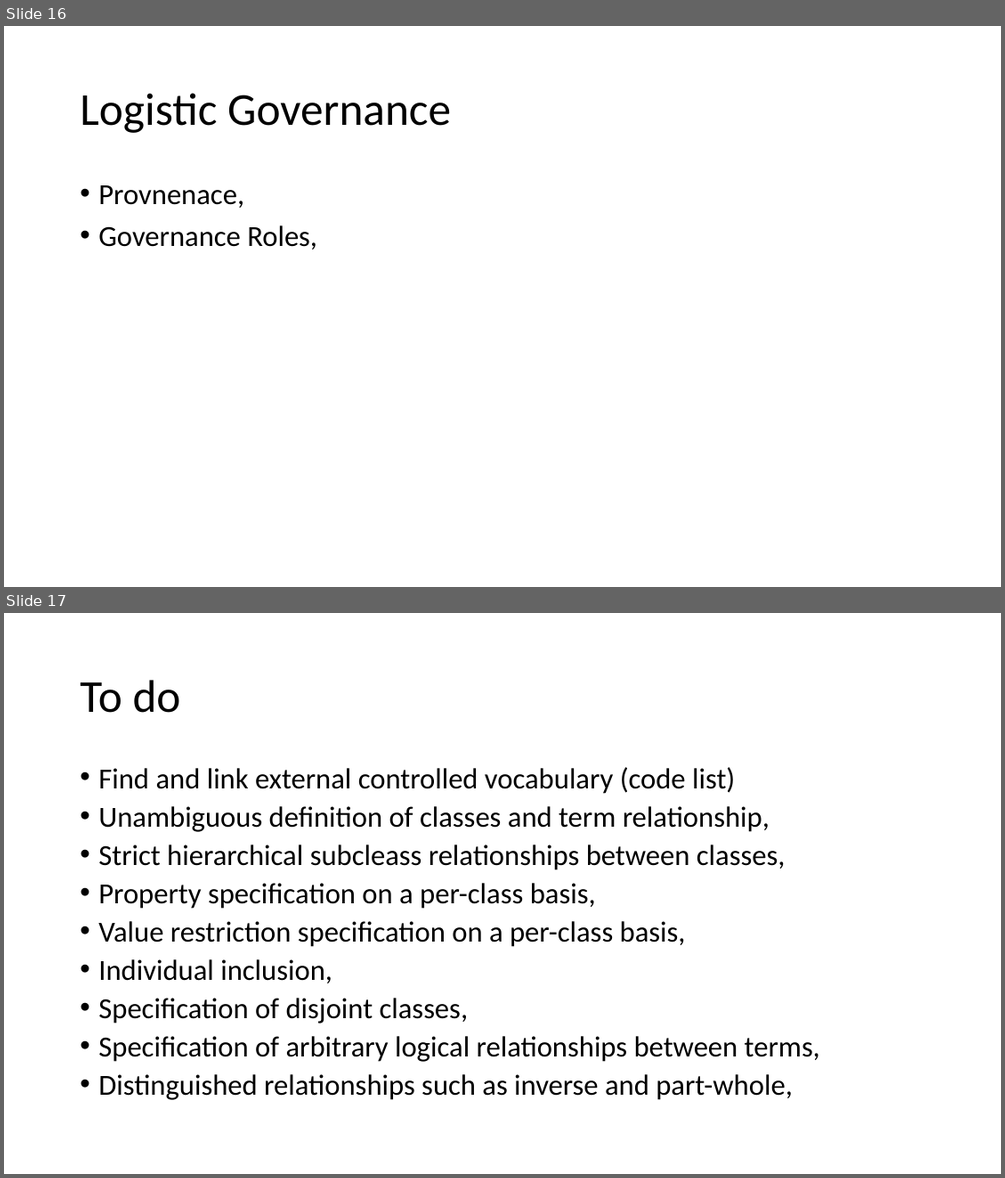
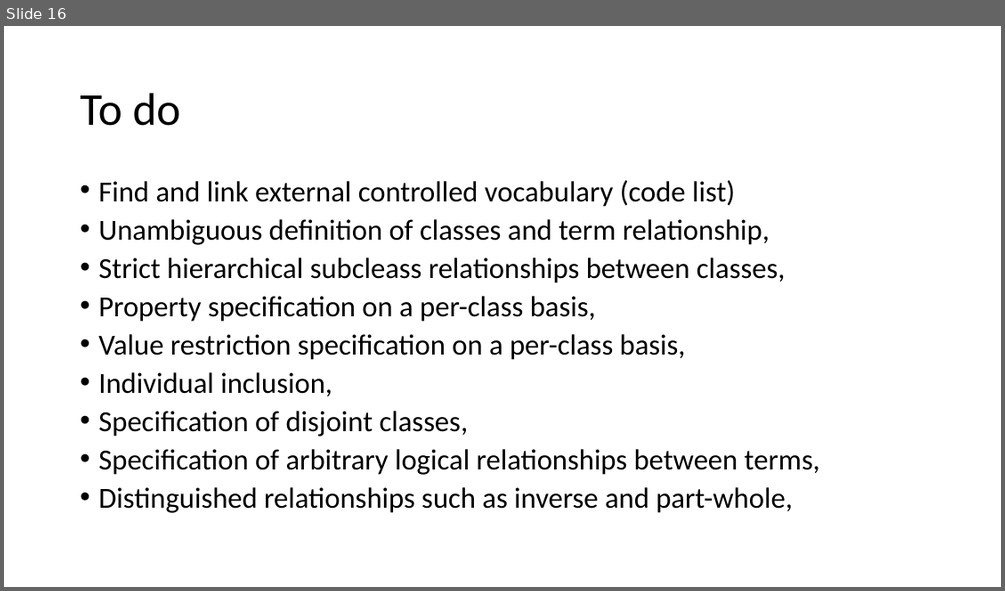
Before and after one commit to federatedplatforms/FEDeRATED-Semantic-Model, a slide deck: Presentation/Logistic_KnowledgeGraph.pptx. Shown one above the other, each under a label of ours: slides 16 and 17 before the commit, slide 16 after it. The pictures are 1005x1178 and 1005x591 pixels, drawn with LibreOffice and Linux fonts; fonts in the diff are those of the drawing. Boxes give left, top, right and bottom in pixels: in the first picture for what was removed or moved away, otherwise in the second. Text is boxed around its words. In the diff, an @@ line names an element or a change of style, - is before the commit and + after.

```diff
--- a/Presentation/Logistic_KnowledgeGraph.pptx
+++ b/Presentation/Logistic_KnowledgeGraph.pptx
@@ slide 16 removed at bbox=[4, 26, 1001, 587], background #FFFFFF @@
@@ title removed at bbox=[80, 93, 451, 133] @@
-Logistic Governance
@@ text removed at bbox=[98, 185, 317, 249] @@
-• Provnenace,
-• Governance Roles,
@@ what was slide 17 is now slide 16 @@
```
Also in this commit, not shown: 3 slides changed, 1 slide added, 1 other slide removed.
